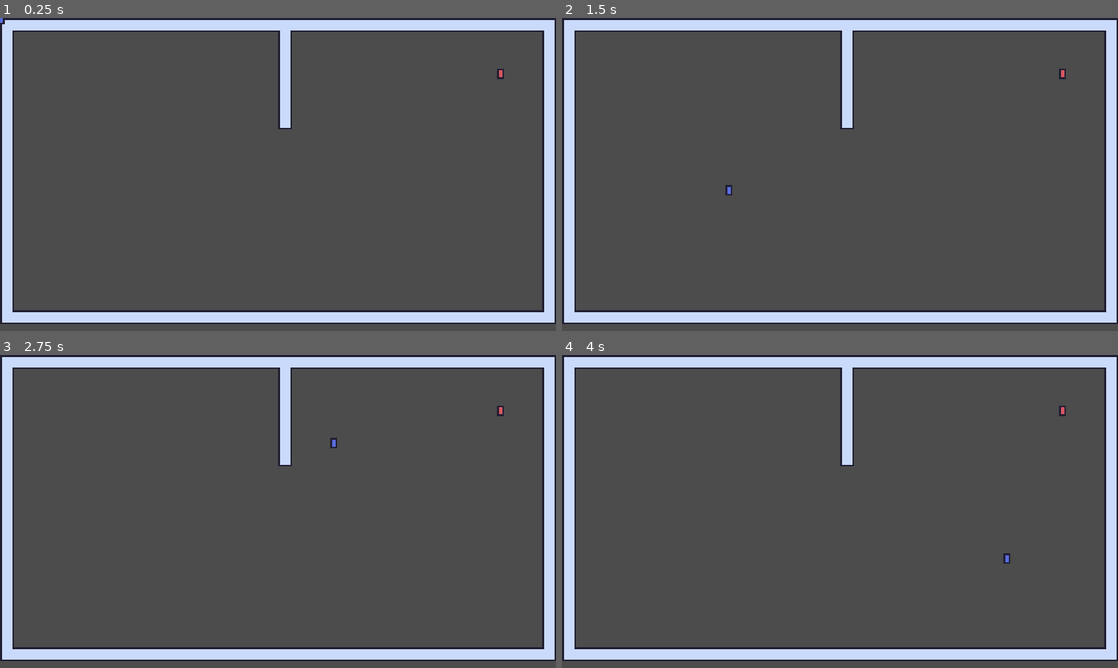
Above: before the commit, frames 1-4 (two rows, left to right).
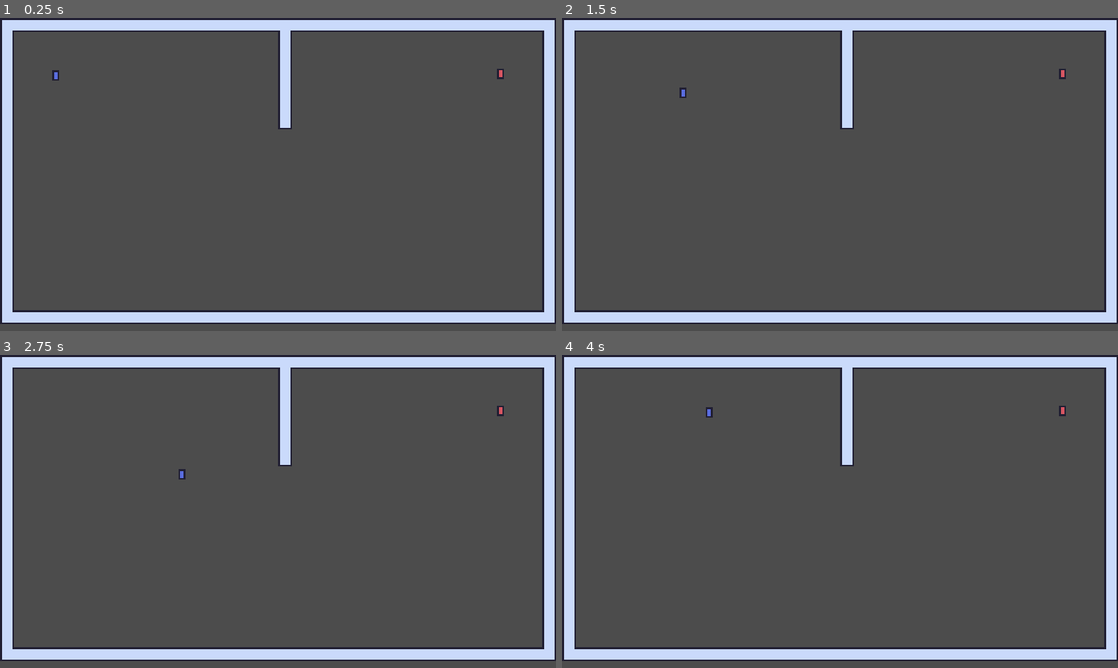
Above: after the commit, the same moments.

Repository: 3k2ng/dog-puff-pensive
Game: Godot game, scene res://scenes/demo_tung.tscn
The game is run twice, just before and just after one commit, with the same random seed, the same clock (stepped at 60 frames per second) and the same inputs. The project has no main scene, so this scene is started directly.
Inputs (mouse positions are in pixels of both pictures, inside the frame that each line leads up to):
- Up to frame 1 (0.25 s): no input
- Up to frame 2 (1.5 s): tap Enter at 0.5 s; move the mouse to (962, 158) at 0.52 s; press the mouse at (962, 158) at 0.53 s; hold D (move_right) 0.53-1.28 s; tap Space at 1.25 s; move the mouse to (728, 190) at 1.27 s; release the mouse at (728, 190) at 1.28 s; hold S (move_down) from 1.28 s (still down); click (728, 190) at 1.35 s
- Up to frame 3 (2.75 s): move the mouse to (333, 442) at 2.02 s; release S (move_down) at 2.03 s; press the mouse at (333, 442) at 2.03 s; hold D (move_right) from 2.03 s (still down)
- Up to frame 4 (4 s): move the mouse to (812, 574) at 2.77 s; release D (move_right) at 2.78 s; release the mouse at (812, 574) at 2.78 s; hold W (move_up) 2.78-3.53 s; click (812, 574) at 2.85 s; tap Enter at 3.5 s; move the mouse to (1006, 558) at 3.52 s; press the mouse at (1006, 558) at 3.53 s; hold A (move_left) from 3.53 s (still down)

The runs differ from the first frame. In frame 1, less than 0.1% of the frame differs, in the area x 0-11%, y 0-20%; in frame 2, less than 0.1%, in the area x 21-31%, y 22-57%; in frame 3, less than 0.1%; in frame 4, less than 0.1%.

Commit message:
add real player control for testing

Diff:
--- a/scenes/demo_tung.tscn
+++ b/scenes/demo_tung.tscn
@@ -1,15 +1,11 @@
-[gd_scene load_steps=12 format=2]
+[gd_scene load_steps=10 format=2]
 
 [ext_resource path="res://tilesets/test_autotile.tres" type="TileSet" id=1]
-[ext_resource path="res://sprites/test_sprites/player.png" type="Texture" id=2]
+[ext_resource path="res://scenes/Player.tscn" type="PackedScene" id=2]
 [ext_resource path="res://sprites/test_sprites/enemy.png" type="Texture" id=3]
 [ext_resource path="res://scripts/enemies/basic_enemy.gd" type="Script" id=4]
-[ext_resource path="res://scripts/mouse_puppet.gd" type="Script" id=5]
 [ext_resource path="res://scripts/game_field.gd" type="Script" id=6]
 [ext_resource path="res://scripts/melee_box.gd" type="Script" id=7]
-
-[sub_resource type="RectangleShape2D" id=3]
-extents = Vector2( 4, 6 )
 
 [sub_resource type="RectangleShape2D" id=4]
 extents = Vector2( 4, 6 )
@@ -71,22 +67,8 @@
 "_edit_lock_": true
 }
 
-[node name="TestPlayer" type="KinematicBody2D" parent="Field" groups=["player"]]
+[node name="Player" parent="Field" groups=["player"] instance=ExtResource( 2 )]
 position = Vector2( 64, 64 )
-script = ExtResource( 5 )
-
-[node name="Player" type="Sprite" parent="Field/TestPlayer"]
-position = Vector2( 0, -2 )
-texture = ExtResource( 2 )
-__meta__ = {
-"_edit_lock_": true
-}
-
-[node name="Shape" type="CollisionShape2D" parent="Field/TestPlayer"]
-shape = SubResource( 3 )
-__meta__ = {
-"_edit_lock_": true
-}
 
 [node name="TestEnemy" type="KinematicBody2D" parent="Field" groups=["enemy"]]
 position = Vector2( 576, 64 )
@@ -108,10 +90,10 @@
 [node name="ToPlayer" type="RayCast2D" parent="Field/TestEnemy"]
 
 [node name="MeleeBox" type="Area2D" parent="Field/TestEnemy"]
-position = Vector2( -8, 0 )
 script = ExtResource( 7 )
 
 [node name="HitBox" type="CollisionShape2D" parent="Field/TestEnemy/MeleeBox"]
+position = Vector2( 8, 0 )
 shape = SubResource( 5 )
 disabled = true
 
